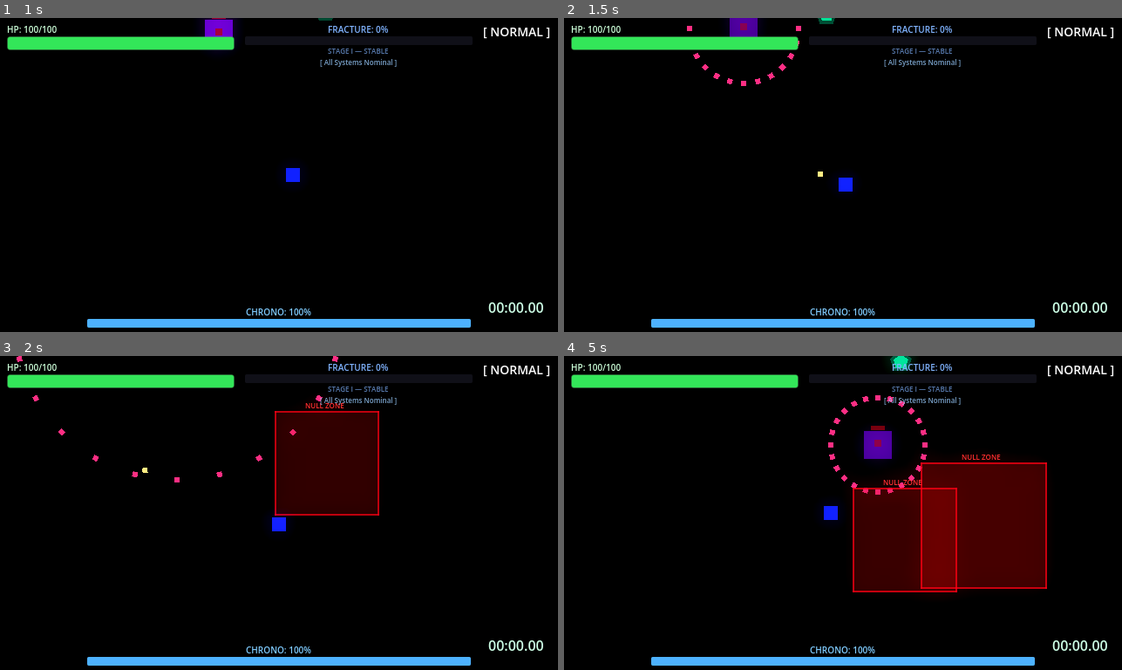
Above: before the commit, frames 1-4 (two rows, left to right).
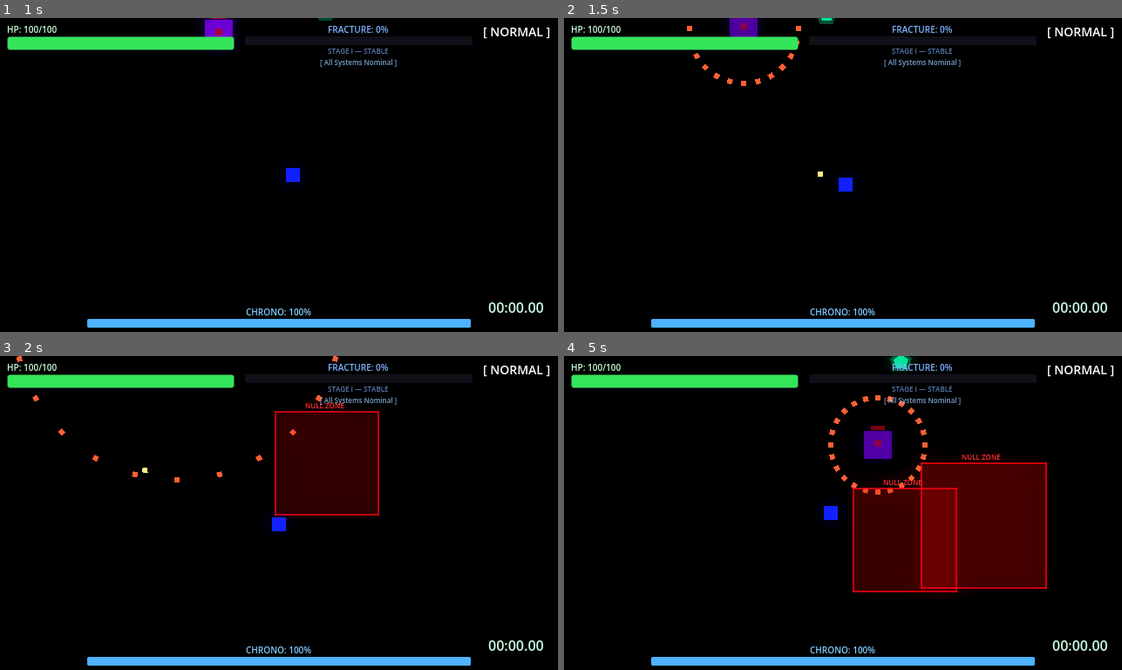
Above: after the commit, the same moments.

Repository: scarf-y/Polychron
Game: Godot game, scene res://scenes/levels/boss_room.tscn
Two runs of this game, one before a commit and one after it. Both use one fixed random seed, a clock stepped at 60 frames per second and the inputs below. This scene is started directly instead of the project's main scene.
Inputs (mouse positions are in pixels of both pictures, inside the frame that each line leads up to):
- Up to frame 1 (1 s): move the mouse to (401, 159) at 0.52 s; hold D (move_right) from 0.53 s (still down); tap Q (dash) at 0.6 s
- Up to frame 2 (1.5 s): move the mouse to (731, 190) at 1.27 s; release D (move_right) at 1.28 s; hold S (move_down) from 1.28 s (still down); click (731, 190) at 1.35 s
- Up to frame 3 (2 s): keep holding S (move_down)
- Up to frame 4 (5 s): move the mouse to (898, 443) at 2.02 s; release S (move_down) at 2.03 s; hold D (move_right) 2.03-2.78 s; tap one key every 0.75 s from 2.1 s: E (time_erase) Shift (time_slow) Space (time_stop) Q (dash); move the mouse to (815, 575) at 2.77 s; hold W (move_up) 2.78-3.53 s; move the mouse to (1010, 560) at 3.52 s; hold A (move_left) from 3.53 s (still down); move the mouse to (675, 465) at 4.27 s

Frame 1 is identical in both runs. In frame 2, 0.2% of the frame differs, in the area x 22-43%, y 2-22%; in frame 3, 0.2%; in frame 4, 0.4%, in the area x 47-66%, y 12-45%.

Commit message:
fix: bullet color reset on time stop and buff stalker spawn rate

Diff:
--- a/scripts/bullet.gd
+++ b/scripts/bullet.gd
@@ -18,6 +18,8 @@
 var _stored_direction: Vector2 = Vector2.ZERO
 var _is_frozen: bool = false
 
+var base_color: Color = Color.WHITE
+
 func setup(dir: Vector2, enemy_bullet: bool = false) -> void:
 	direction = dir.normalized()
 	is_enemy_bullet = enemy_bullet
@@ -26,9 +28,13 @@
 	if is_enemy_bullet:
 		collision_layer = 16  # bit 4 = layer 5
 		collision_mask = 3    # bits 0+1 = layers 1+2
+		base_color = Color(1.0, 0.4, 0.4) # Default enemy bullet red
 	else:
 		collision_layer = 8   # bit 3 = layer 4
 		collision_mask = 5    # bits 0+2 = layers 1+3
+		base_color = Color.WHITE
+
+	modulate = base_color
 
 func _ready() -> void:
 	add_to_group("projectiles")
@@ -53,7 +59,7 @@
 		if _is_frozen:
 			direction = _stored_direction
 			_is_frozen = false
-			modulate = Color.WHITE
+			modulate = base_color
 
 	position += direction * BULLET_SPEED * delta
 
--- a/scripts/time_warden.gd
+++ b/scripts/time_warden.gd
@@ -38,7 +38,7 @@
 
 # --- Minions ---
 var stalker_scene: PackedScene = preload("res://scenes/enemies/stalker.tscn")
-var _minion_spawn_timer: float = 30.0
+var _minion_spawn_timer: float = 15.0
 
 # --- Signals ---
 signal enemy_died(enemy: Node2D)
@@ -73,8 +73,8 @@
 	# --- Minion Spawning ---
 	_minion_spawn_timer -= delta * Engine.time_scale
 	if _minion_spawn_timer <= 0.0:
-		_minion_spawn_timer = 30.0
-		if randf() <= 0.5:
+		_minion_spawn_timer = 15.0
+		if randf() <= 0.75:
 			_spawn_minions()
 
 	# --- State Machine ---
@@ -173,8 +173,8 @@
 		var b: Node2D = bullet_scene.instantiate()
 		b.global_position = global_position
 		b.setup(Vector2.RIGHT.rotated(i * angle_step), true)
-		if "modulate" in b:
-			b.modulate = Color(1.0, 0.2, 1.0)
+		if "base_color" in b:
+			b.base_color = Color(1.0, 0.2, 1.0)
 		get_tree().current_scene.add_child(b)
 
 func _spawn_minions() -> void:
